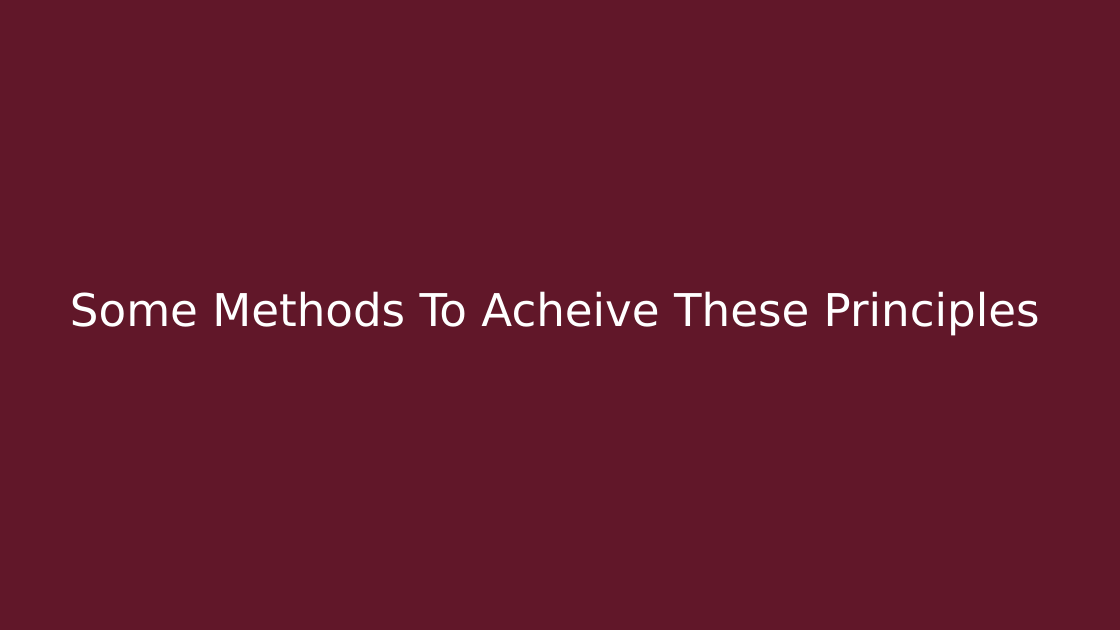
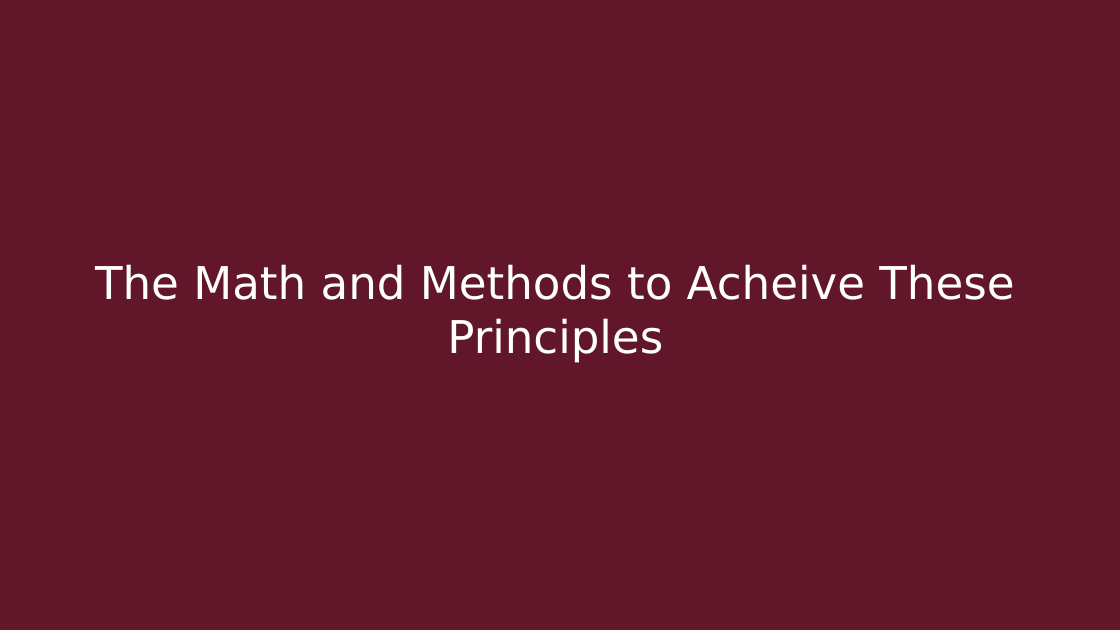
Before and after one commit to Quin-Darcy/seccom, a slide deck: slide 7 of presentation/cryptography_and_network_protocols.odp. Drawn at 1120x630 pixels with LibreOffice and Linux fonts; fonts in the diff are those of the drawing. Boxes give left, top, right and bottom in pixels: in the first picture for what was removed or moved away, otherwise in the second. Text is boxed around its words. In the diff, an @@ line names an element or a change of style, - is before the commit and + after.

```diff
--- a/presentation/cryptography_and_network_protocols.odp
+++ b/presentation/cryptography_and_network_protocols.odp
@@ title at [95,264,1014,363]: text changed @@
-Some Methods To Acheive These Principles
+The Math and Methods to Acheive These Principles
```
Also in this commit, not shown: 2 other slides changed, 6 slides added, 3 other files.
